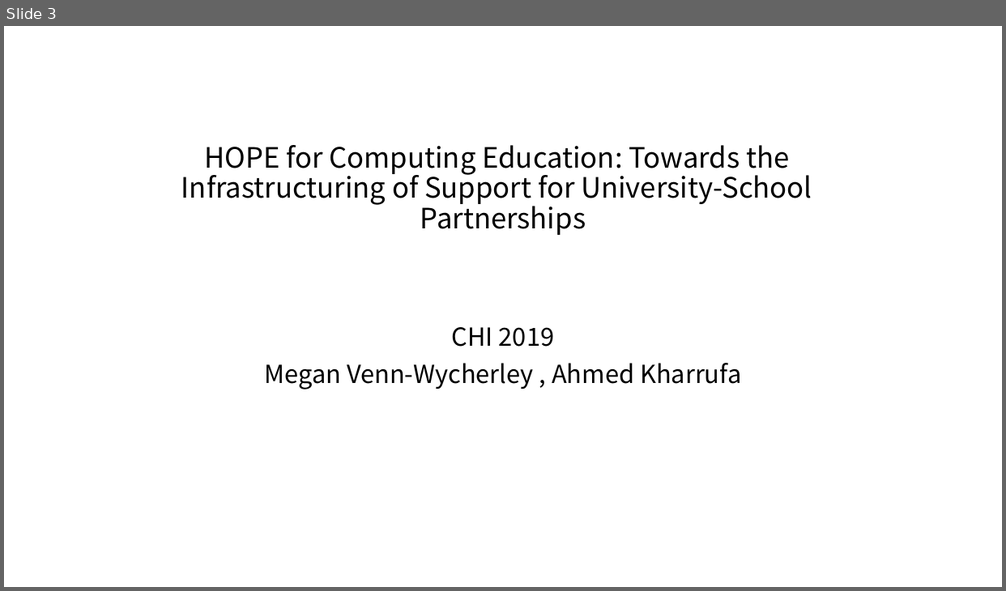
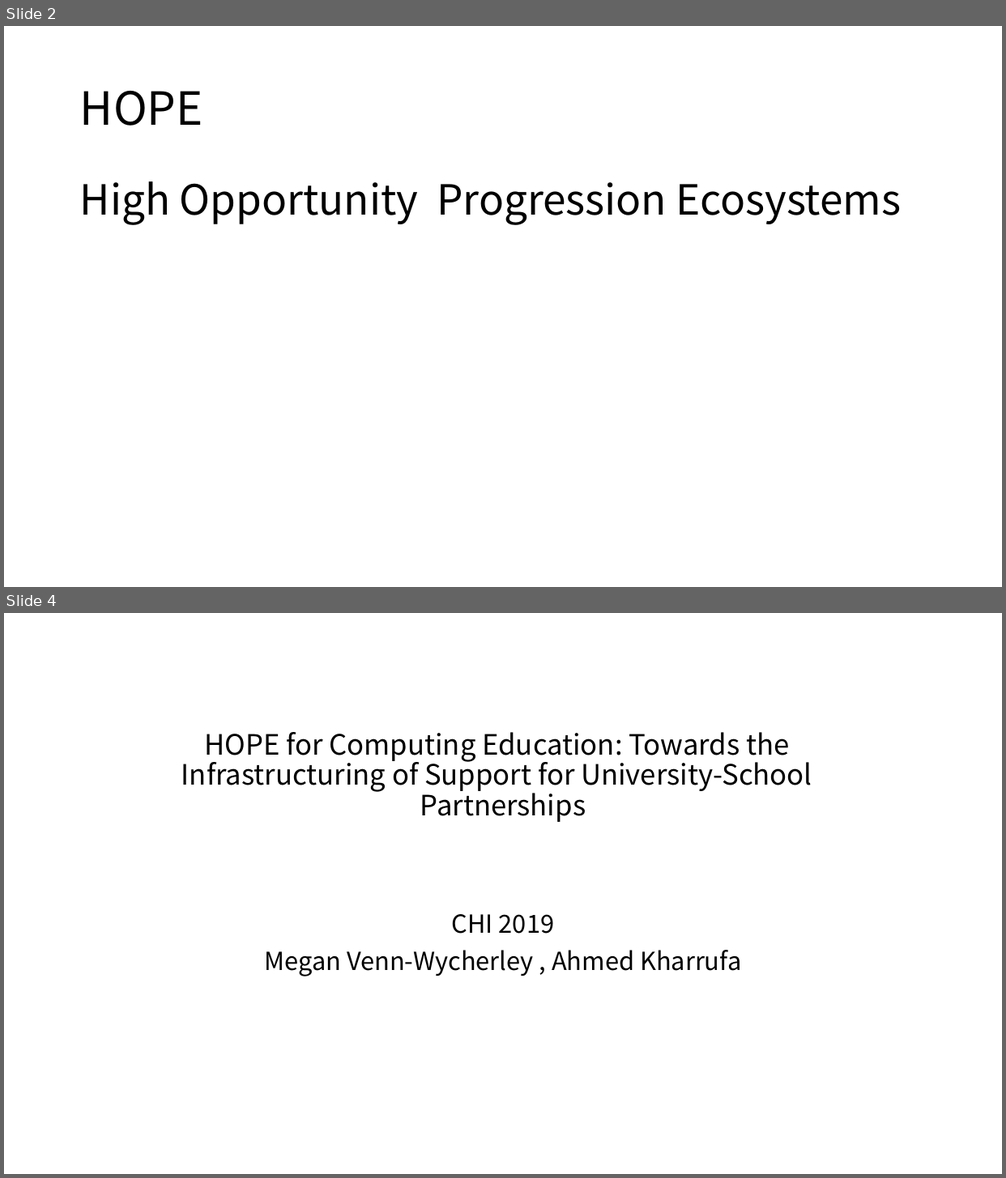
Before and after one commit to twesix/paper-notes, a slide deck: 201905/5-25分享.pptx. Shown one above the other, each under a label of ours: slide 3 before the commit, slides 2 and 4 after it; the slides between them are not shown. The pictures are 1006x591 and 1006x1178 pixels, drawn with LibreOffice and Linux fonts; fonts in the diff are those of the drawing. Boxes give left, top, right and bottom in pixels: in the first picture for what was removed or moved away, otherwise in the second. Text is boxed around its words. In the diff, an @@ line names an element or a change of style, - is before the commit and + after.

```diff
--- a/201905/5-25分享.pptx
+++ b/201905/5-25分享.pptx
@@ slide 2 added at <box>4,26,1002,587</box>, background #FFFFFF @@
@@ title added at <box>80,91,203,126</box>, 44 pt, text #000000 @@
+HOPE
@@ text added at <box>80,182,901,225</box>, 40 pt, text #000000 @@
+High Opportunity Progression Ecosystems
@@ what was slide 3 is now slide 4 @@
```
Also in this commit, not shown: 1 slide changed, 2 other files.
